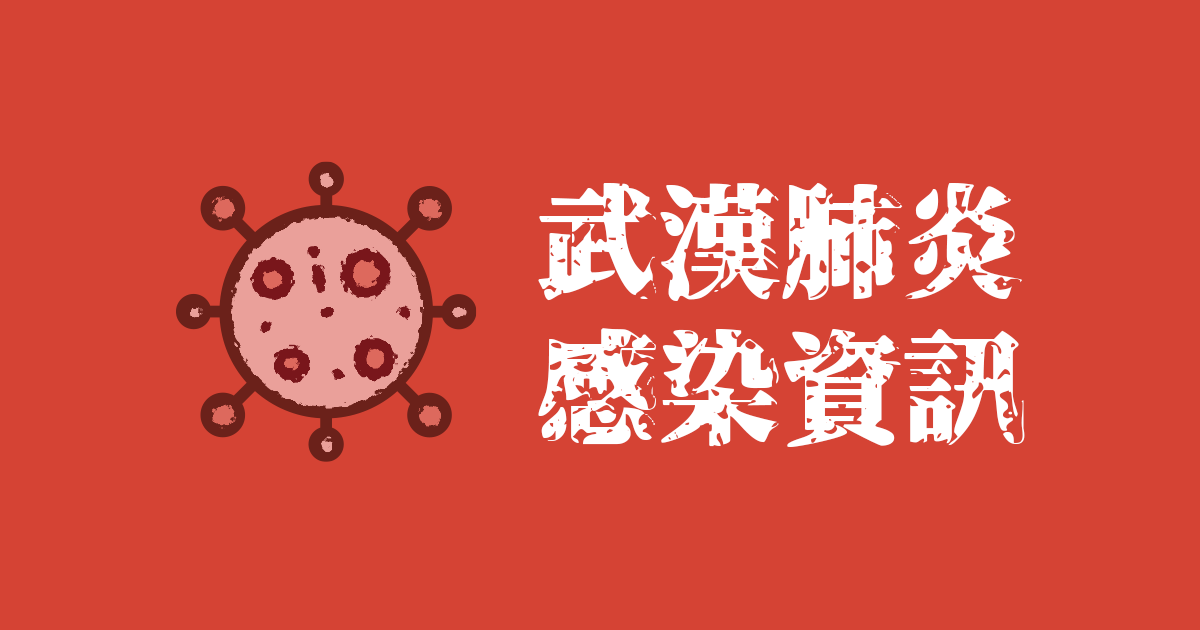
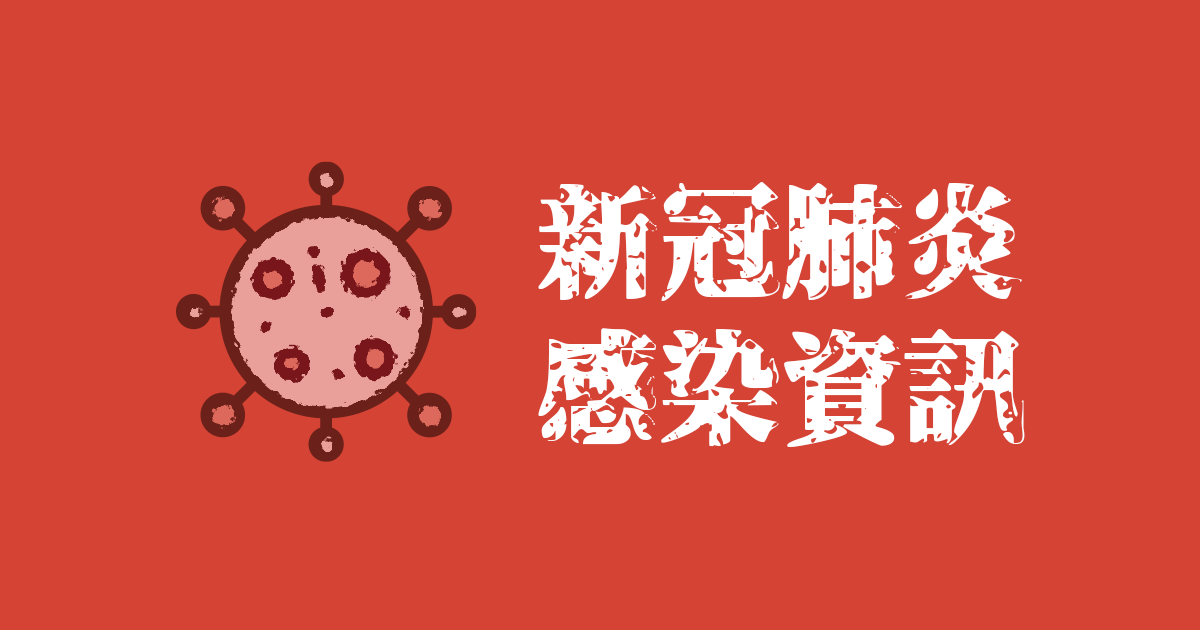
Two versions of the same layered image (1200 × 630). Layer-by-layer changes:
renamed "武漢肺炎 感染資訊" to "新冠肺炎 感染資訊", painted on it over [538, 182, 780, 301]
